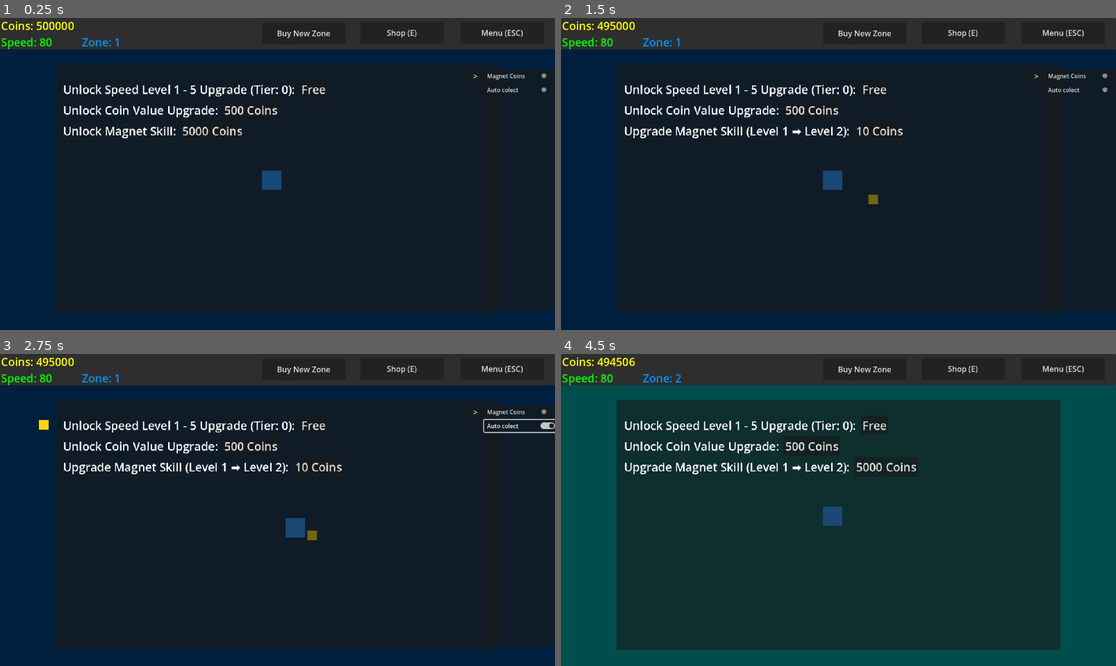
Above: before the commit, frames 1-4 (two rows, left to right).
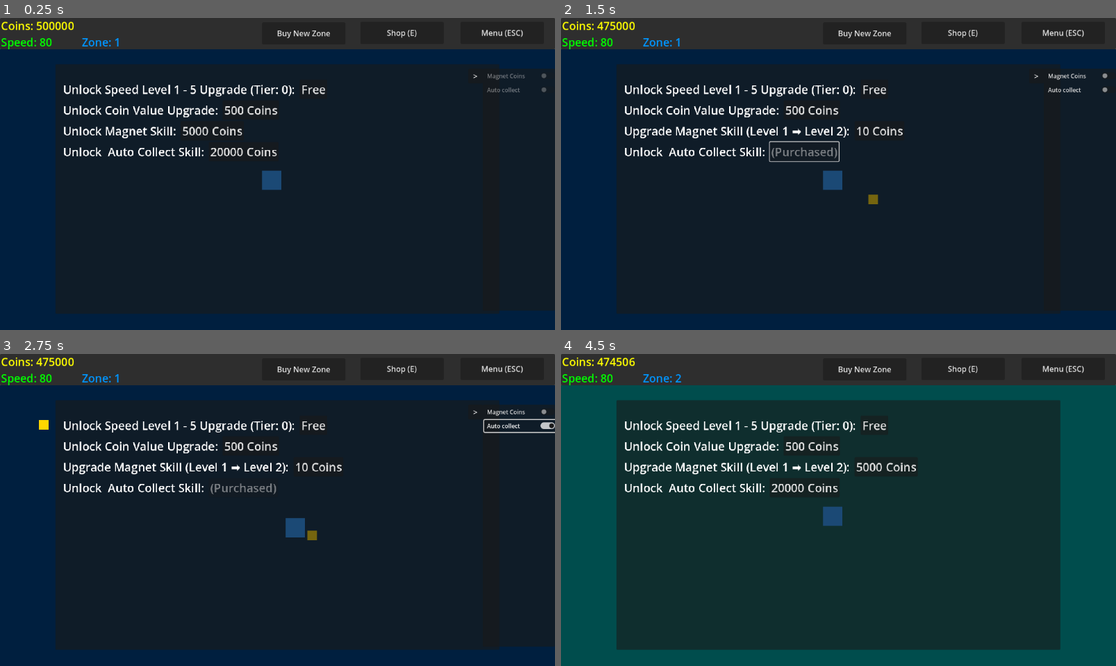
Above: after the commit, the same moments.

Repository: CD1FOX/golden-grind
Game: Godot game, scene res://Scenes/Worlds/Zone 1 - 10/zone1.tscn
Same seed, same stepped clock (60 frames per second), same inputs: the game is played once before the commit and once after it.
Inputs (mouse positions are in pixels of both pictures, inside the frame that each line leads up to):
- Up to frame 1 (0.25 s): no input
- Up to frame 2 (1.5 s): click "5000 Coins" at 0.5 s; click (805, 152) at 1.25 s, where only the run after the commit has a clickable "20000 Coins"
- Up to frame 3 (2.75 s): click "Auto colect" (after the commit: "Auto collect") at 2 s
- Up to frame 4 (4.5 s): click "Buy New Zone" at 2.75 s; click "Buy New Zone" at 3.5 s; click "Confirm" at 4.25 s

The runs differ from the first frame. In frame 1, 0.6% of the frame differs, in the area x 11-99%, y 17-45%; in frame 2, 0.6%, in the area x 7-94%, y 1-47%; in frame 3, 0.5%; in frame 4, 0.5%.

Commit message:
Update
feat: Make the auto collect not accessible early and required to unlock first

Diff:
--- a/Global/Global.gd
+++ b/Global/Global.gd
@@ -13,6 +13,7 @@
 var magnet_cost = 10
 var magnet_base_cost = 10
 var magnet_skill = false
+var magnet_purchase = false
 
 #Magnet Lock Level Limits
 var magnet_unlock_cost = 1000
@@ -45,6 +46,8 @@
 
 #Auto Collector
 var auto_collect = false
+var auto_collect_purchase = false
+var auto_collect_price = 20000
 
 #Coin Crit Chance
 var critical_chances = {
--- a/Scenes/UI/Main Screen/Side Bar/side_ui.gd
+++ b/Scenes/UI/Main Screen/Side Bar/side_ui.gd
@@ -3,6 +3,20 @@
 @onready var show_hide_button = $VisibilityButton
 @onready var background_UI = $Panel
 @onready var G = Global
+
+@onready var auto_collect_toggle = $Panel/VBoxContainer/AutoCollect
+@onready var magnet_toggle = $Panel/VBoxContainer/Magnet
+
+func _process(_delta: float) -> void:
+	if not G.auto_collect_purchase:
+		auto_collect_toggle.disabled = true
+	else:
+		auto_collect_toggle.disabled = false
+
+	if not G.magnet_purchase:
+		magnet_toggle.disabled = true
+	else:
+		magnet_toggle.disabled = false
 
 func _on_visibility_button_toggled(toggled_on: bool) -> void:
 	background_UI.visible = !background_UI.visible
--- /dev/null
+++ b/Scenes/UI/Shop/auto_collect.gd
@@ -0,0 +1,15 @@
+extends HBoxContainer
+
+@onready var G = Global
+
+@onready var auto_collect_label = $AutoCollect
+@onready var auto_collect_button = $AutoCollectUnlock
+
+
+
+func _on_auto_collect_unlock_pressed() -> void:
+	if G.coin >= G.auto_collect_price:
+		G.coin -= G.auto_collect_price
+		auto_collect_button.disabled = true
+		G.auto_collect_purchase = true
+		auto_collect_button.text = "(Purchased)"
--- a/Scenes/UI/Shop/magnet.gd
+++ b/Scenes/UI/Shop/magnet.gd
@@ -45,6 +45,7 @@
 func _on_magnet_first_unlock_pressed() -> void:
 	if G.coin >= 5000:
 		G.coin -= 5000
+		G.magnet_purchase = true
 		G.magnet_tier_limit += 5
 		G.magnet_tier_list += 1
 	else:
--- a/Scenes/UI/Shop/shop_popup.tscn
+++ b/Scenes/UI/Shop/shop_popup.tscn
@@ -1,9 +1,10 @@
-[gd_scene load_steps=5 format=3 uid="uid://xfidfn44gpc8"]
+[gd_scene load_steps=6 format=3 uid="uid://xfidfn44gpc8"]
 
 [ext_resource type="Script" uid="uid://6wo25b6qnn60" path="res://Scenes/UI/Shop/shop_menu.gd" id="1_mg8pq"]
 [ext_resource type="Script" uid="uid://cmlfs7idffrlk" path="res://Scenes/UI/Shop/speed.gd" id="2_riy28"]
 [ext_resource type="Script" uid="uid://d3ct103u50622" path="res://Scenes/UI/Shop/magnet.gd" id="3_riy28"]
 [ext_resource type="Script" uid="uid://db8x4gsw35nl5" path="res://Scenes/UI/Shop/coin_value.gd" id="4_riy28"]
+[ext_resource type="Script" uid="uid://dwqg77c1lhf5e" path="res://Scenes/UI/Shop/auto_collect.gd" id="5_riy28"]
 
 [node name="ShopPopup" type="Control"]
 layout_mode = 3
@@ -99,6 +100,20 @@
 theme_override_font_sizes/font_size = 30
 text = "5000 Coins"
 
+[node name="AutoCollect" type="HBoxContainer" parent="Panel/VBoxContainer"]
+layout_mode = 2
+script = ExtResource("5_riy28")
+
+[node name="AutoCollect" type="Label" parent="Panel/VBoxContainer/AutoCollect"]
+layout_mode = 2
+theme_override_font_sizes/font_size = 30
+text = "Unlock  Auto Collect Skill: "
+
+[node name="AutoCollectUnlock" type="Button" parent="Panel/VBoxContainer/AutoCollect"]
+layout_mode = 2
+theme_override_font_sizes/font_size = 30
+text = "20000 Coins"
+
 [connection signal="pressed" from="Panel/VBoxContainer/Speed/SpeedUpgradeButton" to="Panel/VBoxContainer/Speed" method="_on_speed_upgrade_button_pressed"]
 [connection signal="pressed" from="Panel/VBoxContainer/Speed/SpeedUnlockButton" to="Panel/VBoxContainer/Speed" method="_on_speed_unlock_button_pressed"]
 [connection signal="pressed" from="Panel/VBoxContainer/CoinValue/CoinValueUpgrade" to="Panel/VBoxContainer/CoinValue" method="_on_coin_value_upgrade_pressed"]
@@ -107,3 +122,4 @@
 [connection signal="pressed" from="Panel/VBoxContainer/Magnet/MagnetUpgradeButton" to="Panel/VBoxContainer/Magnet" method="_on_magnet_upgrade_button_pressed"]
 [connection signal="pressed" from="Panel/VBoxContainer/Magnet/MagnetUnlockButton" to="Panel/VBoxContainer/Magnet" method="_on_magnet_unlock_button_pressed"]
 [connection signal="pressed" from="Panel/VBoxContainer/Magnet/MagnetFirstUnlock" to="Panel/VBoxContainer/Magnet" method="_on_magnet_first_unlock_pressed"]
+[connection signal="pressed" from="Panel/VBoxContainer/AutoCollect/AutoCollectUnlock" to="Panel/VBoxContainer/AutoCollect" method="_on_auto_collect_unlock_pressed"]
--- a/Scenes/Worlds/Zone 1 - 10/zone1.tscn
+++ b/Scenes/Worlds/Zone 1 - 10/zone1.tscn
@@ -48,7 +48,7 @@
 [node name="AutoCollect" type="CheckButton" parent="SideUI/Panel/VBoxContainer"]
 layout_mode = 2
 theme_override_font_sizes/font_size = 12
-text = "Auto colect"
+text = "Auto collect "
 
 [node name="VisibilityButton" type="Button" parent="SideUI"]
 layout_mode = 0
Not shown, added: Scenes/UI/Shop/auto_collect.gd.uid
